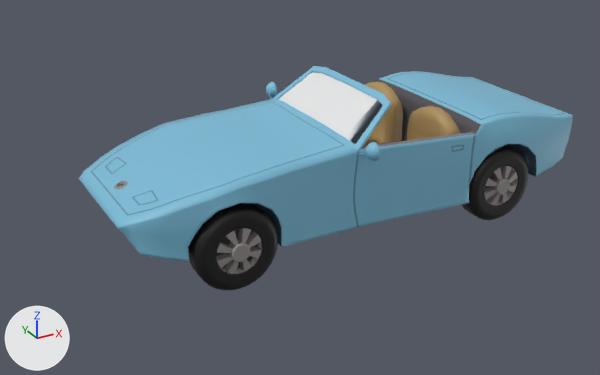
A saved change to the FBX model Source/Prototype/Models/Cars/PinkyMobile.fbx.
Before and after are seen from a camera (50 mm lens) standing at (-17.8, -28.4, 15.7) and looking at (-2.3, -0.2, 1.6). Lighting does not change. The marker at lower left points along +X, +Y and +Z.
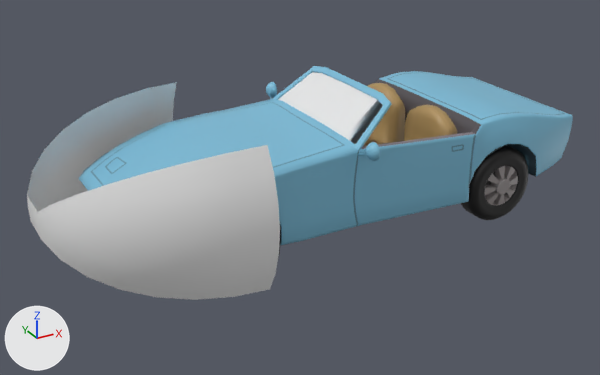
Scene script edits in JSON lines:
```json
{"op": "add", "block": "img_licenseplate_t_png", "code": ["img_licenseplate_t_png = load_image('LicensePlate_T.png', '../../../../Assets/Prototype/Models/Cars/PinkyMobile/LicensePlate_T.png', 2048, 2048, 'sRGB')"]}
{"op": "add", "block": "mat_licenseplate", "code": ["mat_licenseplate = principled_material('LicensePlate')", "mat_licenseplate.texture = img_licenseplate_t_png"]}
{"block": "me_cube_003", "where": "# used by ob_cube_001; location = (0.0, 0.0, 0.0)"}
{"op": "remove", "block": "me_cube_003", "code": "me_cube_003.from_pydata(...)  # 6293 vertices, 6149 faces; spans x -10.9..9.7, y -4.5..4.6, z -0.2..5.9"}
{"op": "add", "block": "me_cube_003", "code": "me_cube_003.from_pydata(...)  # 6292 vertices, 6148 faces; spans x -10.9..9.7, y -4.5..4.6, z -0.2..5.9"}
{"block": "me_cube_003", "change": "me_cube_003 part 1: the loose piece of 90 vertices spanning x 0.5..3.5, y -3.4..-0.7, z 1.2..4.8 is moved by (0.0, 0.2, 0.0)"}
{"block": "me_cube_003", "change": "me_cube_003 part 2: the loose piece of 90 vertices spanning x 0.5..3.5, y 0.7..3.4, z 1.2..4.8 is moved by (0.0, -0.2, 0.0)"}
{"block": "me_cube_003", "change": "me_cube_003 part 3: 1654 vertices moved from x -10.0..7.2, y -4.0..3.9, z -0.2..4.6 to x -10.0..7.2, y -4.1..4.2, z -0.2..4.5; 1705 vertices removed from x -10.1..9.2, y -4.0..3.9, z -0.2..4.5; 1704 vertices added at x -10.0..9.2, y -4.3..4.1, z -0.2..4.6"}
{"op": "add", "block": "me_cube_003", "code": "me_cube_003.materials.append(mat_licenseplate)  # picture img_licenseplate_t_png"}
{"op": "add", "block": "me_sphere", "code": ["me_sphere = bpy.data.meshes.new('Sphere')", "me_sphere.from_pydata(...)  # 112 vertices, 90 faces; spans x -2.1..5.2, y -5.17..5.17, z -2.87..2.87"]}
{"op": "add", "block": "ob_speedboostcage", "code": ["ob_speedboostcage = bpy.data.objects.new('SpeedBoostCage', me_sphere)", "ob_speedboostcage.location = (-11.04, 0.0, 2.68)"]}
```

Pixel boxes (x1, y1, x2, y2) of what changed, in the pictures (600 x 375 px; the box of a moved part takes in the faces that stretch with it):
```json
{"object": "Cube.001", "change": "reshaped", "before": [79, 66, 573, 290], "after": [79, 66, 573, 258]}
{"object": "SpeedBoostCage", "change": "added", "after": [27, 82, 280, 300]}
{"part": 1, "of": "me_cube_003", "change": "moved or reshaped", "before": [407, 106, 460, 140], "after": [404, 104, 457, 141]}
{"part": 2, "of": "me_cube_003", "change": "moved or reshaped", "before": [363, 81, 403, 146], "after": [363, 83, 405, 146]}
{"part": 3, "of": "me_cube_003", "change": "moved or reshaped", "before": [114, 141, 568, 290], "after": [278, 141, 568, 258]}
```
